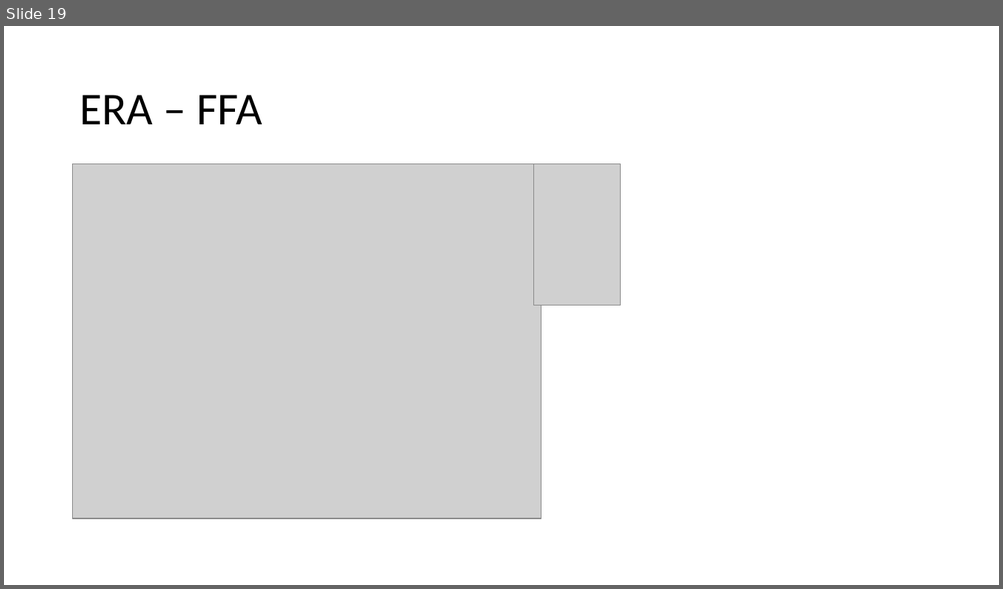
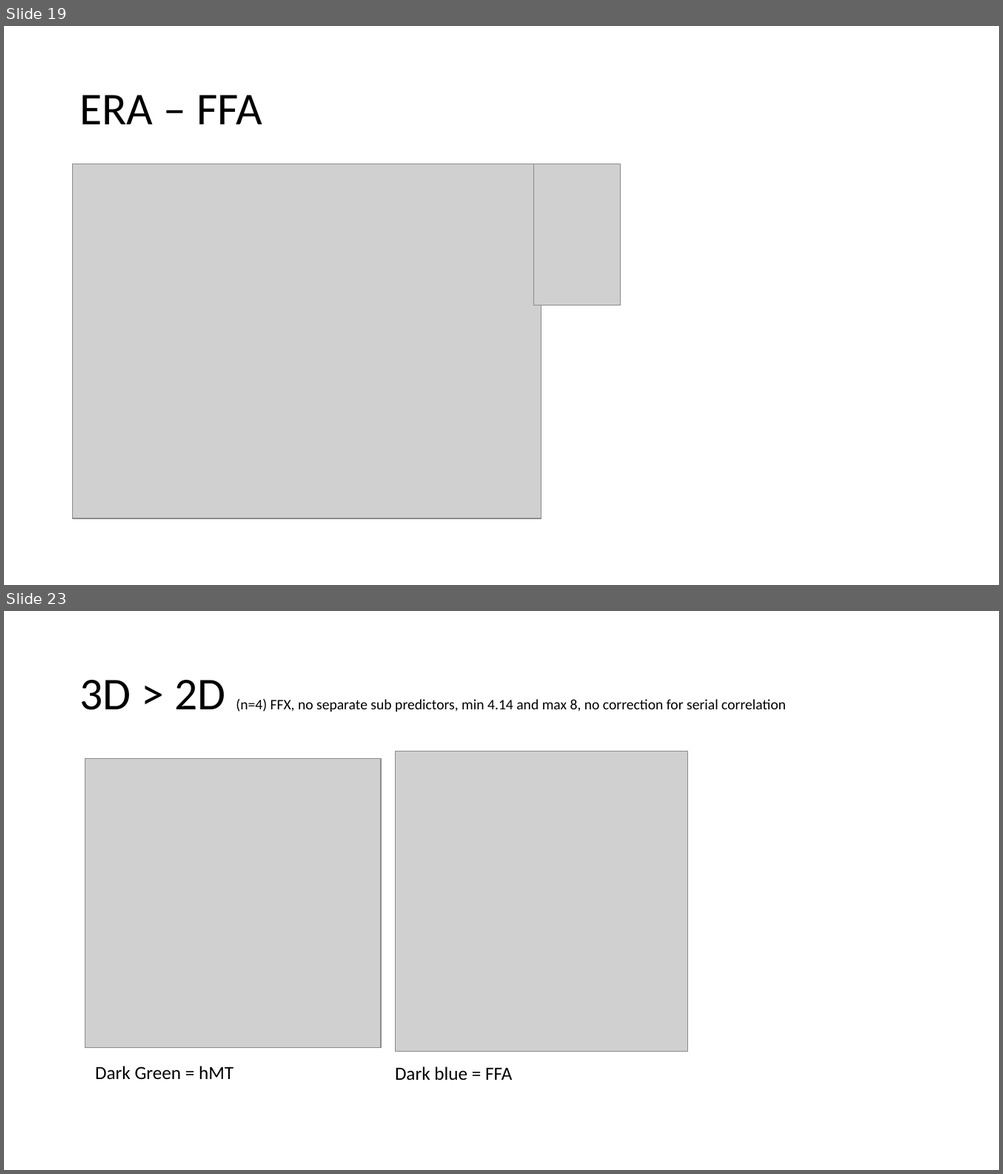
Before and after one commit to edeligia/3D_Faces_ED, a slide deck: 3D Faces Pilot Data.pptx. Shown one above the other, each under a label of ours: slide 19 before the commit, slides 19 and 23 after it; the slides between them are not shown. The pictures are 1003x589 and 1003x1174 pixels, drawn with LibreOffice and Linux fonts; fonts in the diff are those of the drawing; grey boxes stand for pictures. Boxes give left, top, right and bottom in pixels: in the first picture for what was removed or moved away, otherwise in the second. Text is boxed around its words. In the diff, an @@ line names an element or a change of style, - is before the commit and + after.

```diff
--- a/3D Faces Pilot Data.pptx
+++ b/3D Faces Pilot Data.pptx
@@ slide 23 added at [4,611,999,1170], background #FFFFFF @@
@@ title added at [79,680,785,712], 14 pt, text #000000 @@
+3D > 2D (n=4) FFX, no separate sub predictors, min 4.14 and max 8, no correction for serial correlation
@@ picture added at [85,759,381,1049] @@
@@ picture added at [395,752,688,1051] @@
@@ text added at [95,1066,233,1079], 18 pt, text #000000 @@
+Dark Green = hMT
@@ text added at [395,1067,512,1080], 18 pt, text #000000 @@
+Dark blue = FFA
```
Also in this commit, not shown: 4 other slides added, 8 other files.
